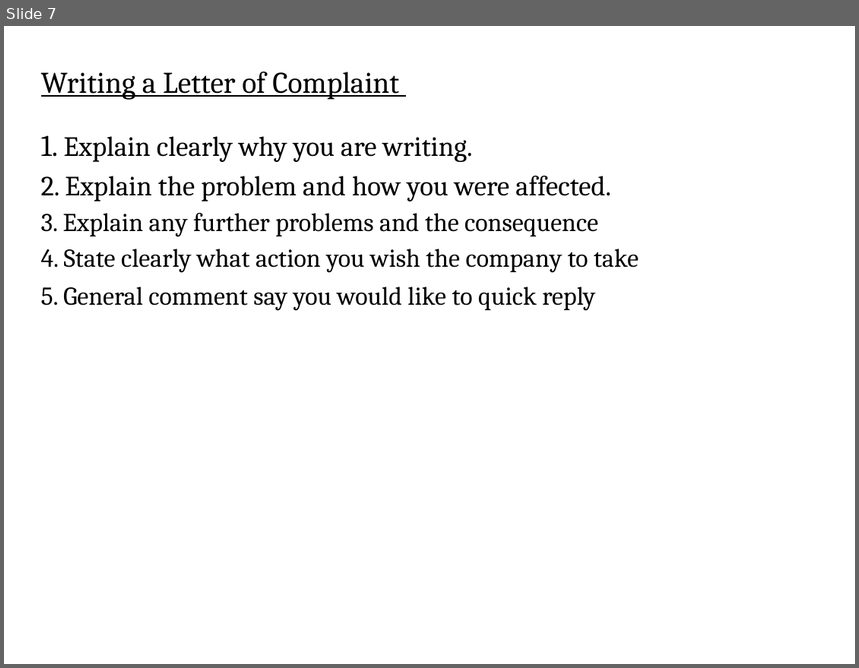
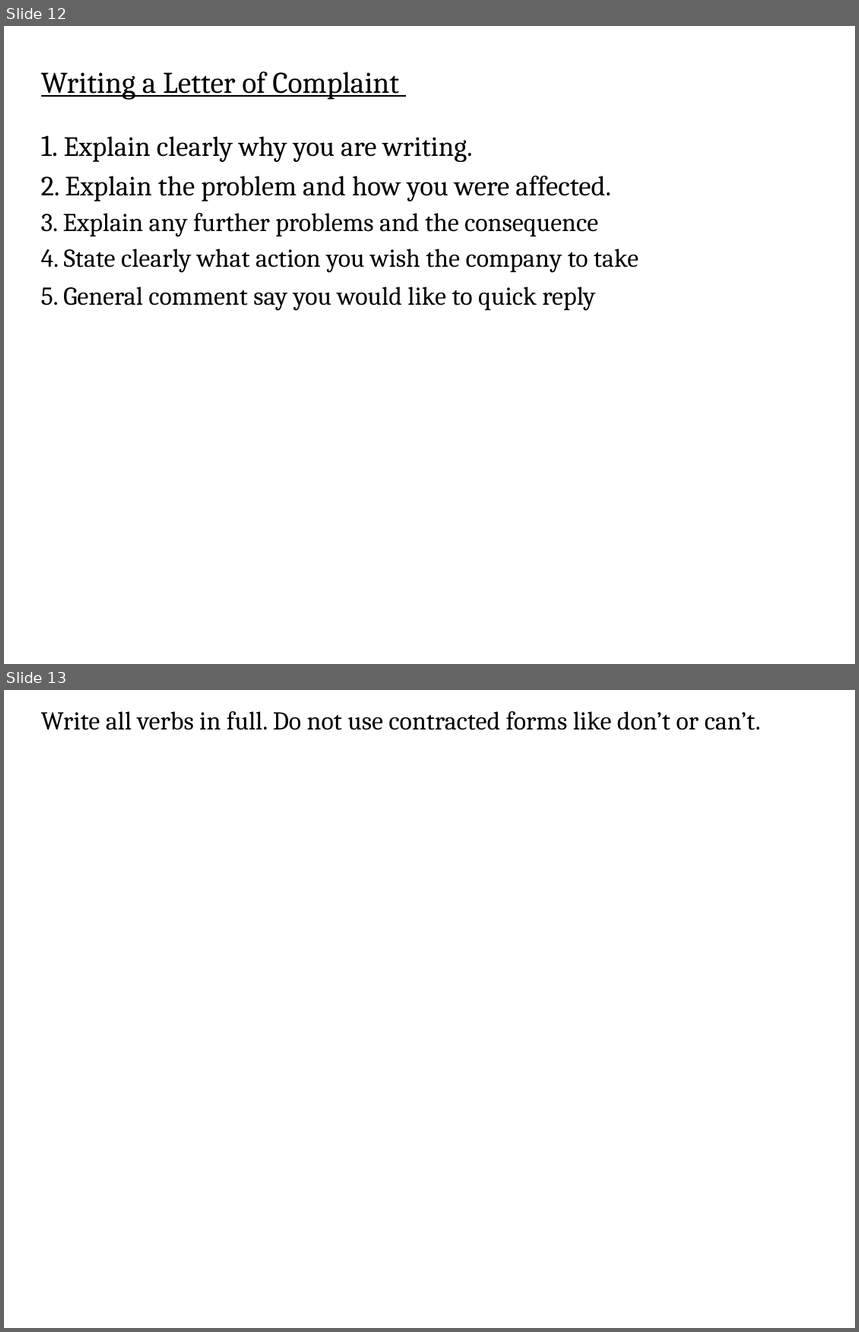
Before and after one commit to ADILp6/IBIT, a slide deck: Sunday_Tuesday_Thursday/Class_9_28_February_2019/FormalInformalLetter.odp. Shown one above the other, each under a label of ours: slide 7 before the commit, slides 12 and 13 after it. The pictures are 859x668 and 859x1332 pixels, drawn with LibreOffice and Linux fonts; fonts in the diff are those of the drawing. Boxes give left, top, right and bottom in pixels: in the first picture for what was removed or moved away, otherwise in the second. Text is boxed around its words. In the diff, an @@ line names an element or a change of style, - is before the commit and + after.

```diff
--- a/Sunday_Tuesday_Thursday/Class_9_28_February_2019/FormalInformalLetter.odp
+++ b/Sunday_Tuesday_Thursday/Class_9_28_February_2019/FormalInformalLetter.odp
@@ slide 13 added at (4,690,855,1328), background #FFFFFF @@
@@ free added at (41,706,807,1277), 24 pt, text #000000 @@
+Write all verbs in full. Do not use contracted forms like don’t or can’t.
@@ what was slide 7 is now slide 12 @@
```
Also in this commit, not shown: 2 slides changed, 6 other slides added, 1 slide removed, 37 other files.
